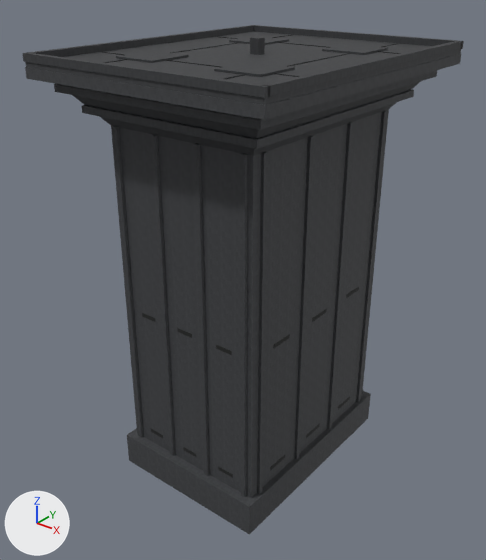
The glTF model public/models/landmarks/lapd-low.glb: old version first, new version second.
Rendered twice from a camera (50 mm lens) standing at (193.0, -251.0, 257.0) and looking at (-3.0, -6.0, 105.0). Arrows for +X, +Y and +Z are at lower left; the lights stay in place. The first picture is the older version. Where no turn or scale is listed for an object, it has been applied to the vertices. Vertices at exactly the same position are counted once.
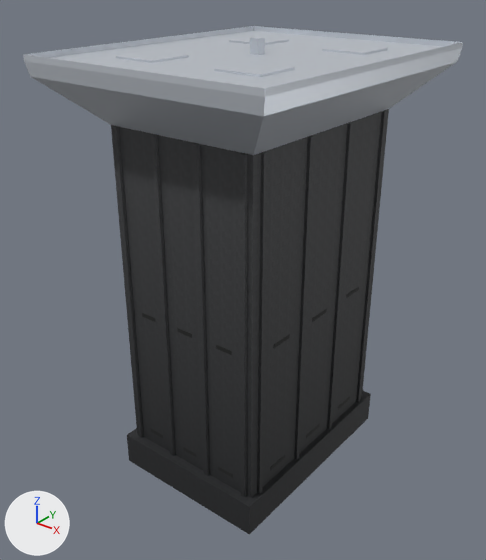
Diff of the bpy script that builds the scene:
```diff
--- a/public/models/landmarks/lapd-low.glb.py
+++ b/public/models/landmarks/lapd-low.glb.py
@@ mat_deck_stone @@
+mat_deck_stone = principled_material('deck-stone')
+mat_deck_stone.base_color = (0.62, 0.66, 0.72)  # light grey #ced4dd
+mat_deck_stone.metallic = 0.38
+mat_deck_stone.roughness = 0.42
@@ me_mesh_0 @@
 # used by ob_mesh_0; location = (-63.4, 78.4, 0.0)
-me_mesh_0.from_pydata(...)  # 830 vertices, 1190 faces; spans x 0.0..127.0, y -157.0..0.0, z 0.0..223.0
+me_mesh_0.from_pydata(...)  # 674 vertices, 964 faces; spans x 20.0..106.0, y -137.0..-10.0, z 0.0..188.0
+# me_mesh_0 part 1: 178 vertices removed from x 0.0..127.0, y -157.0..0.0, z 188.0..223.0
+# me_mesh_0 part 2: 371 kept faces spanning x 20.0..106.0, y -137.0..-10.0, z 0.0..188.0 get new texture (UV) coordinates
+# me_mesh_0 part 3: 520 kept faces spanning x 20.0..106.0, y -137.0..-10.0, z 0.0..188.0 get new vertex colours; the middle colour goes from white #e8eaee to grey #8e9093
+# other edits to the shape of me_mesh_0 do not show in these pictures
 me_mesh_0.materials.append(mat_body)
@@ me_mesh_1 @@
 # used by ob_mesh_1; location = (-63.4, 78.4, 0.0)
-me_mesh_1.from_pydata(...)  # 192 vertices, 288 faces; spans x 23.3..103.5, y -132.5..-24.3, z 24.5..97.3
-me_mesh_1.materials.append(mat_glass)  # black #191b19
+me_mesh_1.from_pydata(...)  # 72 vertices, 122 faces; spans x 0.0..126.4, y -156.4..0.0, z 188.1..222.9
+# me_mesh_1 part 4: 72 vertices added at x 0.0..126.4, y -156.4..0.0, z 188.1..222.9
+# other edits to the shape of me_mesh_1 do not show in these pictures
+me_mesh_1.materials.append(mat_deck_stone)  # light grey #ced4dd
@@ ob_mesh_0 @@
 ob_mesh_0 = bpy.data.objects.new('Mesh_0', me_mesh_0)
-ob_mesh_0.location = (-63.4, 78.4, 0.0)
+ob_mesh_0.location = (-63.2, 78.2, 0.0)
```

Boxes (x1, y1, x2, y2) around the edits, measured in the pictures (486 x 560 px):
'Mesh_0', reshaped, moved (37% narrower, 16% shorter): before (22, 25, 464, 534); after (111, 109, 389, 534)
'Mesh_1', reshaped, recoloured: before (142, 287, 359, 478); after (23, 26, 463, 155)
part 1 of me_mesh_0, deleted: before (22, 25, 464, 156)
part 2 of me_mesh_0, surface changed: (111, 110, 389, 534) in both
part 3 of me_mesh_0, edited (looks the same): (111, 110, 389, 534) in both
part 4 of me_mesh_1, added: after (23, 26, 463, 155)
